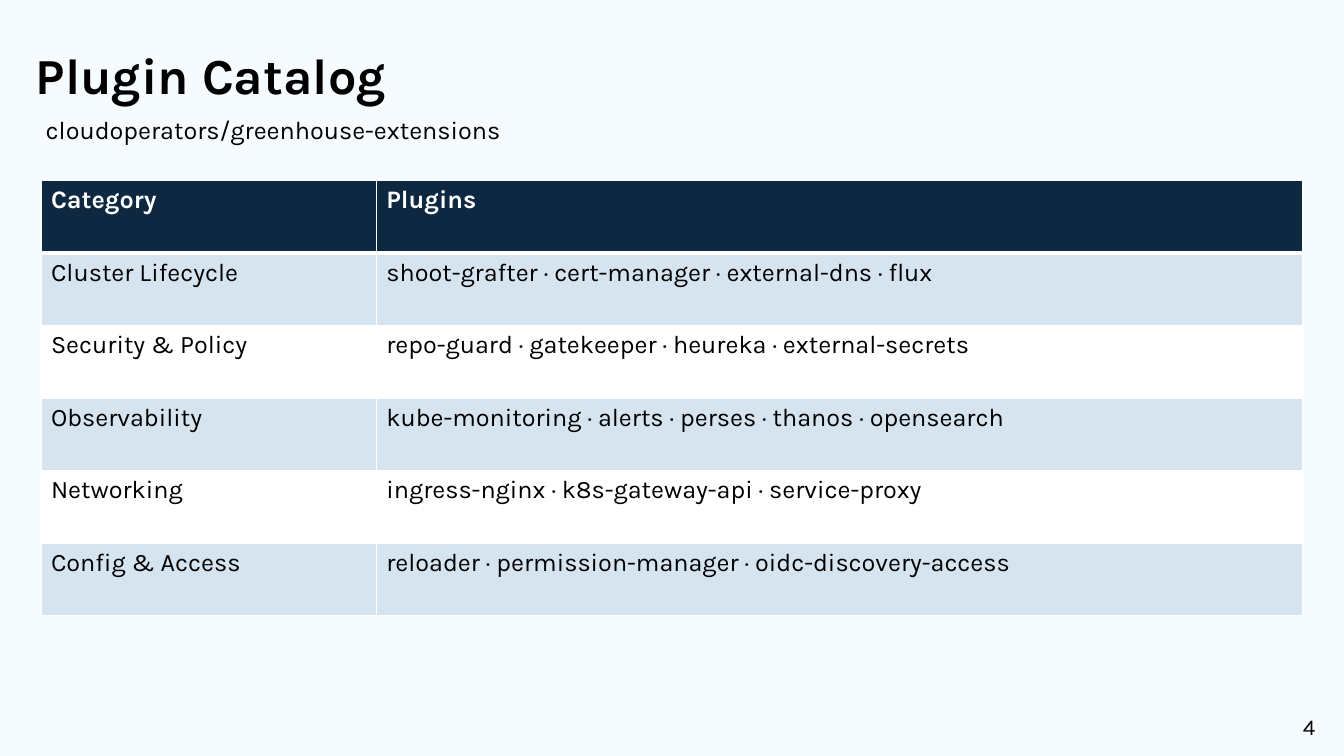
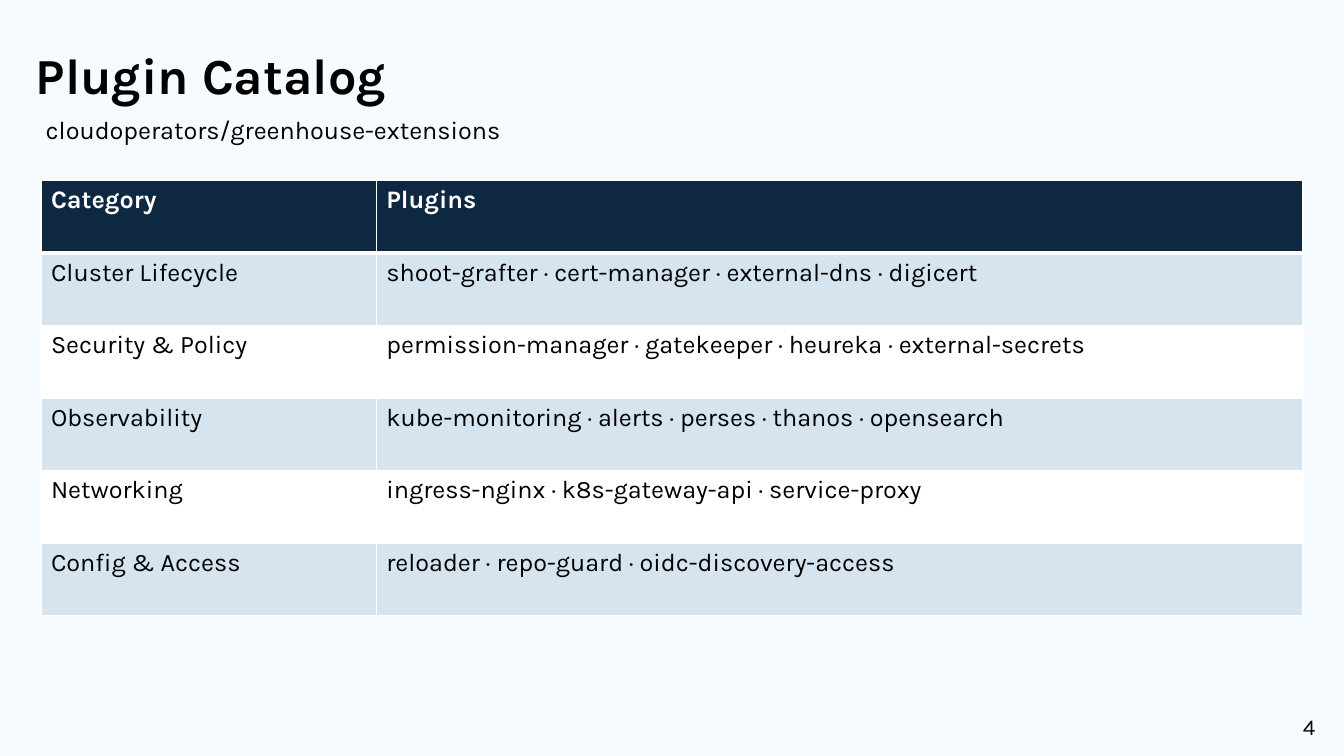
Before and after one commit to cloudoperators/greenhouse-promotions, a slide deck: slide 4 of presentation/presentation-v1.pptx. Drawn at 1344x756 pixels with LibreOffice and Linux fonts; fonts in the diff are those of the drawing; background and template pictures are left out. Boxes give left, top, right and bottom in pixels: in the first picture for what was removed or moved away, otherwise in the second. Text is boxed around its words. In the diff, an @@ line names an element or a change of style, - is before the commit and + after.

Commit message:
chore(presentation): update ppt

```diff
--- a/presentation/presentation-v1.pptx
+++ b/presentation/presentation-v1.pptx
@@ table at bbox=[41, 180, 1304, 616] @@
-row 2, column 2: shoot-grafter · cert-manager · external-dns · flux
+row 2, column 2: shoot-grafter · cert-manager · external-dns · digicert
-row 3, column 2: repo-guard · gatekeeper · heureka · external-secrets
+row 3, column 2: permission-manager · gatekeeper · heureka · external-secrets
-row 6, column 2: reloader · permission-manager · oidc-discovery-access
+row 6, column 2: reloader · repo-guard · oidc-discovery-access
```
Also in this commit, not shown: 3 other slides changed.
